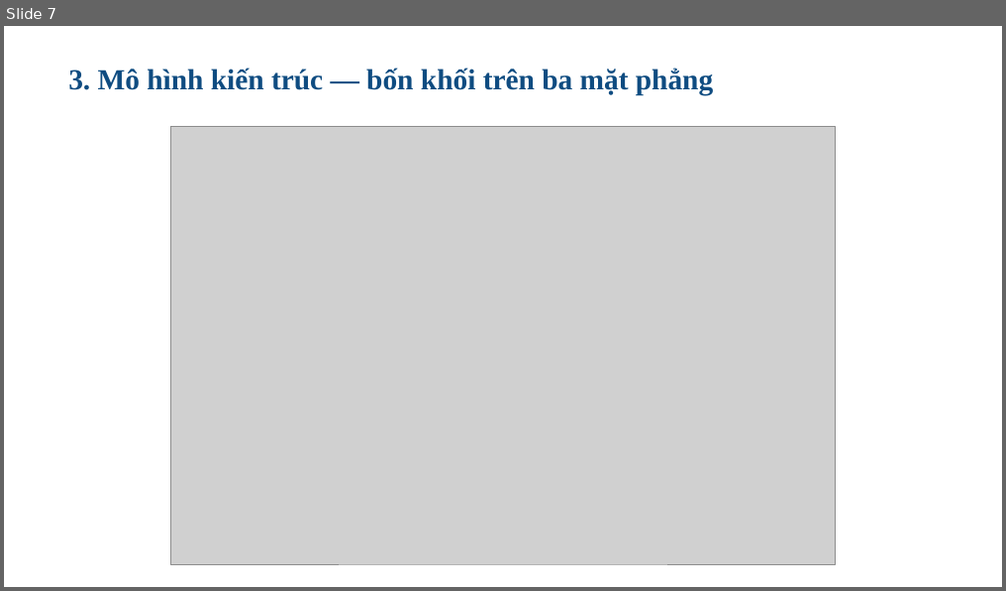
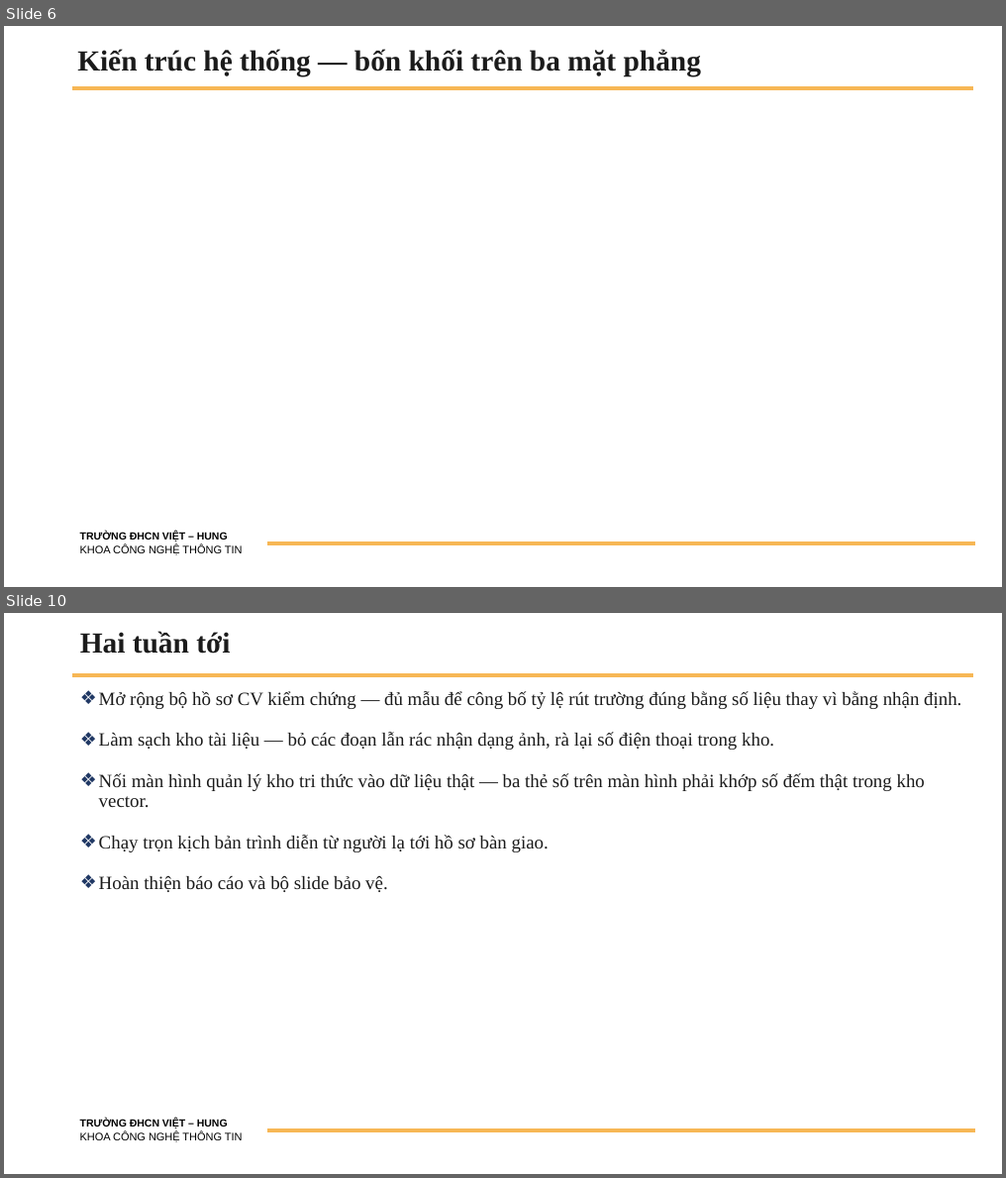
Before and after one commit to Hduc2412/Web-XKLD, a slide deck: tailieu/BaoCao_TienDo_DATN_HoangMinhDuc_2200583.pptx. Shown one above the other, each under a label of ours: slide 7 before the commit, slides 6 and 10 after it; the slides between them are not shown. The pictures are 1006x591 and 1006x1178 pixels, drawn with LibreOffice and Linux fonts; fonts in the diff are those of the drawing; grey boxes stand for pictures; background and template pictures are left out. Boxes give left, top, right and bottom in pixels: in the first picture for what was removed or moved away, otherwise in the second. Text is boxed around its words. In the diff, an @@ line names an element or a change of style, - is before the commit and + after.

```diff
--- a/tailieu/BaoCao_TienDo_DATN_HoangMinhDuc_2200583.pptx
+++ b/tailieu/BaoCao_TienDo_DATN_HoangMinhDuc_2200583.pptx
@@ slide 10 added at (x1=4, y1=613, x2=1002, y2=1174), background #FFFFFF; not listed: 3 template elements that a slide beside it also shows @@
@@ title added at (x1=80, y1=631, x2=230, y2=654), 28 pt, text #1B1B1B, bold @@
+Hai tuần tới
@@ text added at (x1=99, y1=691, x2=961, y2=892), 18 pt, text #1B1B1B @@
+❖ Mở rộng bộ hồ sơ CV kiểm chứng — đủ mẫu để công bố tỷ lệ rút trường đúng bằng số liệu thay vì bằng nhận định.
+❖ Làm sạch kho tài liệu — bỏ các đoạn lẫn rác nhận dạng ảnh, rà lại số điện thoại trong kho.
+❖ Nối màn hình quản lý kho tri thức vào dữ liệu thật — ba thẻ số trên màn hình phải khớp số đếm thật trong kho vector.
+❖ Chạy trọn kịch bản trình diễn từ người lạ tới hồ sơ bàn giao.
+❖ Hoàn thiện báo cáo và bộ slide bảo vệ.
@@ what was slide 7 is now slide 6 @@
@@ slide 6 changed as well @@
@@ title "Kiến trúc hệ thống — ..." at (x1=77, y1=49, x2=701, y2=76): vertical alignment top to middle @@
@@ title at (x1=77, y1=49, x2=701, y2=76): text changed; text colour #0F4C81 to #1B1B1B @@
-3. Mô hình kiến trúc — bốn khối trên ba mặt phẳng
+Kiến trúc hệ thống — bốn khối trên ba mặt phẳng
@@ line added from (73, 88) to (974, 88), #F7B755 3.75 pt @@
@@ picture removed at (x1=171, y1=127, x2=835, y2=565) @@
@@ text added at (x1=80, y1=532, x2=243, y2=556), 10.5 pt, text #000000 @@
+TRƯỜNG ĐHCN VIỆT – HUNG
+KHOA CÔNG NGHỆ THÔNG TIN
@@ line added from (267, 544) to (975, 544), #F7B755 3.75 pt @@
```
Also in this commit, not shown: 1 other slide changed, 7 other slides added, 12 slides removed.
